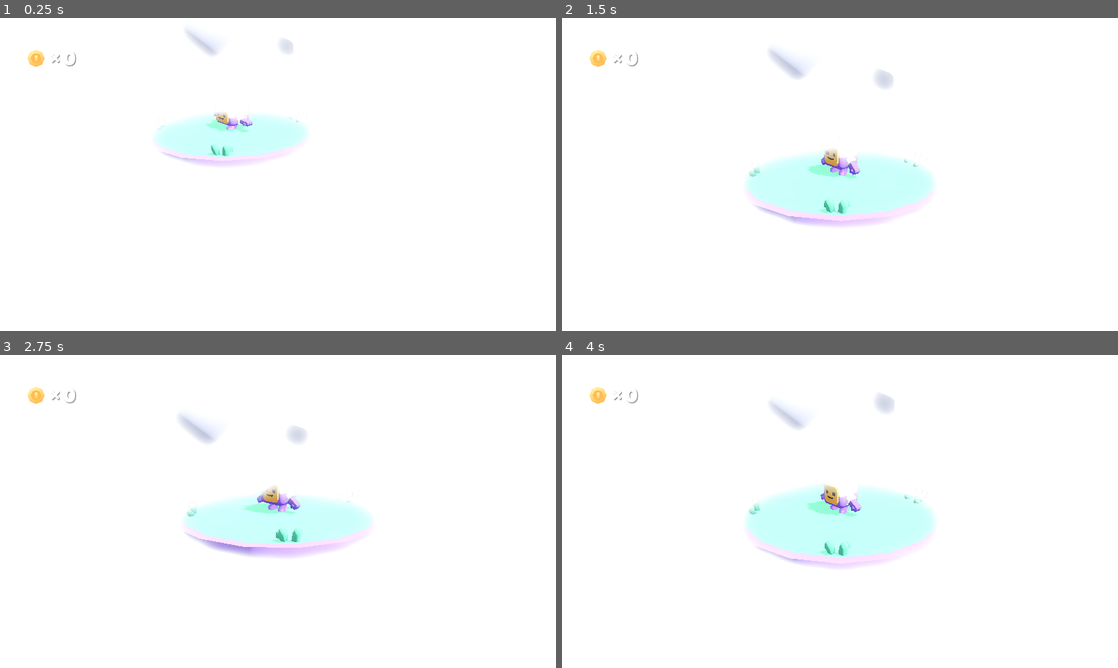
Above: before the commit, frames 1-4 (two rows, left to right).
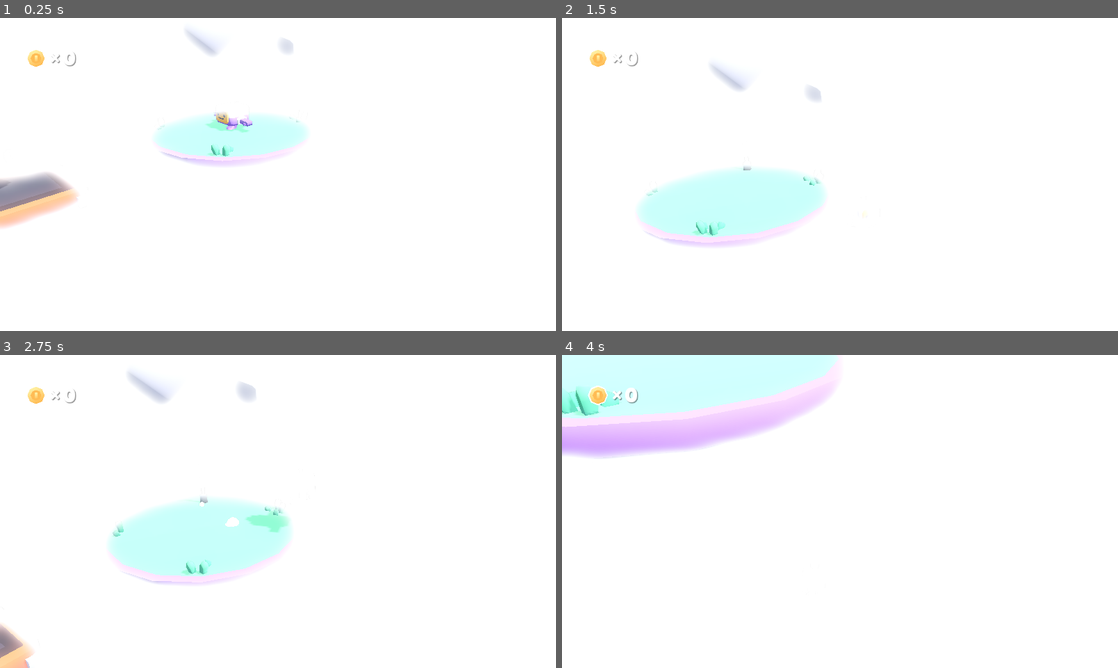
Above: after the commit, the same moments.

Repository: christt105/CITMGameWorkshop
Game: Godot game, scene res://scenes/main.tscn
The game is run twice, just before and just after one commit, with the same random seed, the same clock (stepped at 60 frames per second) and the same inputs.
Inputs:
- Up to frame 1 (0.25 s): no input
- Up to frame 2 (1.5 s): hold D (move_right) 0.53-1.28 s; tap Space (jump) at 0.6, 0.77, 1.07 s; hold S (move_back) from 1.28 s (still down); tap Down (camera_down) at 1.35 s
- Up to frame 3 (2.75 s): tap Space (jump) at 1.52, 1.55, 1.82, 2.3 s; release S (move_back) at 2.03 s; hold D (move_right) from 2.03 s (still down); tap Left (camera_left) at 2.1 s
- Up to frame 4 (4 s): release D (move_right) at 2.78 s; hold W (move_forward) 2.78-3.53 s; tap Right (camera_right) at 2.85 s; tap Space (jump) at 3.02, 3.05, 3.32, 3.77, 3.8 s; hold A (move_left) from 3.53 s (still down); tap Up (camera_up) at 3.6 s

The runs differ from the first frame. In frame 1, 1.7% of the frame differs, in the area x 0-14%, y 49-68%; in frame 2, 9.7%; in frame 3, 9.0%; in frame 4, 19%, in the area x 0-67%, y 0-68%.

Commit message:
Adaptar taller Flappy Bird (Dia 1 des de 0, Dia 2 amb plantilla), automatitzar neteja de solucions i afegir visualitzador de documentació integrat a la web

Diff:
--- a/platformer-3d/Platformer3D/objects/platform_falling.gd
+++ b/platformer-3d/Platformer3D/objects/platform_falling.gd
@@ -2,11 +2,15 @@
 
 var falling := false
 var gravity := 0.0
+@export var falling_speed := 25.0
 
 func _process(delta):
 	scale = scale.lerp(Vector3(1, 1, 1), delta * 10) # Animate scale
 
-	# TODO: Fes que caigui
+	# TODO 5: Fes que caigui
+	if falling:
+		gravity += falling_speed * delta
+		position.y -= gravity * delta
 
 	if position.y < -10:
 		queue_free() # Remove platform if below threshold
@@ -18,4 +22,5 @@
 		Audio.play("res://sounds/fall.ogg") # Play sound
 		scale = Vector3(1.25, 1, 1.25) # Animate scale
 
-	# TODO: al jugador fer col·lisió, activa el `falling`
+	# TODO 6: al jugador fer col·lisió, activa el `falling`
+	falling = true
--- a/platformer-3d/Platformer3D/scenes/main-environment.tres
+++ b/platformer-3d/Platformer3D/scenes/main-environment.tres
@@ -24,5 +24,4 @@
 glow_enabled = true
 glow_levels/2 = 0.6
 glow_levels/3 = 0.6
-glow_levels/5 = 0.0
 glow_intensity = 2.0
--- a/platformer-3d/Platformer3D/scenes/main.tscn
+++ b/platformer-3d/Platformer3D/scenes/main.tscn
@@ -1,11 +1,13 @@
-[gd_scene load_steps=11 format=3 uid="uid://bqqgyqafm7xwp"]
+[gd_scene format=3 uid="uid://bqqgyqafm7xwp"]
 
 [ext_resource type="Environment" uid="uid://bqnqgflivjvue" path="res://scenes/main-environment.tres" id="1_ahusb"]
 [ext_resource type="PackedScene" uid="uid://dl2ed4gkybggf" path="res://objects/player.tscn" id="2_onms2"]
 [ext_resource type="Script" uid="uid://di67wmx85gu4k" path="res://scripts/view.gd" id="5_bg0fr"]
 [ext_resource type="PackedScene" uid="uid://uqr4hswv6d2g" path="res://objects/platform_grass_large_round.tscn" id="8_4oh1e"]
 [ext_resource type="PackedScene" uid="uid://dtjvjdjl8cs6e" path="res://models/flag.glb" id="9_fw1f5"]
+[ext_resource type="PackedScene" uid="uid://c8up71en5djgm" path="res://objects/platform_falling.tscn" id="10_ya4ey"]
 [ext_resource type="Script" uid="uid://coksnf3ajdoft" path="res://scripts/hud.gd" id="11_apvpm"]
+[ext_resource type="PackedScene" uid="uid://dfpisimsgf5ce" path="res://objects/coin.tscn" id="11_eb6dy"]
 [ext_resource type="PackedScene" uid="uid://dy017k58p20sk" path="res://objects/cloud.tscn" id="13_drtpy"]
 [ext_resource type="Texture2D" uid="uid://cd7oyc56ehkx1" path="res://sprites/coin.png" id="13_jfda3"]
 [ext_resource type="FontFile" uid="uid://d0cxd77jybrcn" path="res://fonts/lilita_one_regular.ttf" id="17_tk810"]
@@ -16,65 +18,65 @@
 shadow_color = Color(0, 0, 0, 0.376471)
 shadow_offset = Vector2(2, 2)
 
-[node name="Main" type="Node3D"]
+[node name="Main" type="Node3D" unique_id=937014678]
 
-[node name="Environment" type="WorldEnvironment" parent="."]
+[node name="Environment" type="WorldEnvironment" parent="." unique_id=1375211657]
 environment = ExtResource("1_ahusb")
 
-[node name="Player" parent="." node_paths=PackedStringArray("view") instance=ExtResource("2_onms2")]
+[node name="Player" parent="." unique_id=442518795 node_paths=PackedStringArray("view") instance=ExtResource("2_onms2")]
 transform = Transform3D(1, 0, 0, 0, 1, 0, 0, 0, 1, -6.95669, 2.01266, -1.93112)
 view = NodePath("../View")
 
-[node name="View" type="Node3D" parent="." node_paths=PackedStringArray("target")]
+[node name="View" type="Node3D" parent="." unique_id=300817746 node_paths=PackedStringArray("target")]
 transform = Transform3D(0.707107, -0.298836, 0.640856, 0, 0.906308, 0.422618, -0.707107, -0.298836, 0.640856, 0, 0, 0)
 script = ExtResource("5_bg0fr")
 target = NodePath("../Player")
 
-[node name="Camera" type="Camera3D" parent="View"]
+[node name="Camera" type="Camera3D" parent="View" unique_id=634656439]
 transform = Transform3D(1, 0, 0, 0, 1, 0, 0, 0, 1, 0, 0, 10)
 current = true
 fov = 40.0
 
-[node name="World" type="Node3D" parent="."]
+[node name="World" type="Node3D" parent="." unique_id=1059398225]
 
-[node name="platform-grass-large-round" parent="World" instance=ExtResource("8_4oh1e")]
+[node name="platform-grass-large-round" parent="World" unique_id=2129551610 instance=ExtResource("8_4oh1e")]
 transform = Transform3D(1, 0, 0, 0, 1, 0, 0, 0, 1, -7, 1, -2)
 
-[node name="flag" parent="World" instance=ExtResource("9_fw1f5")]
+[node name="flag" parent="World" unique_id=981278428 instance=ExtResource("9_fw1f5")]
 transform = Transform3D(0.707107, 0, -0.707107, 0, 1, 0, 0.707107, 0, 0.707107, -8.00368, 1.50055, -2.97535)
 
-[node name="Clouds" type="Node3D" parent="World"]
+[node name="Clouds" type="Node3D" parent="World" unique_id=970561521]
 
-[node name="cube8" parent="World/Clouds" instance=ExtResource("13_drtpy")]
+[node name="cube8" parent="World/Clouds" unique_id=1335842067 instance=ExtResource("13_drtpy")]
 transform = Transform3D(1, 0, 0, 0, 1, 0, 0, 0, 1, 1.5495, 1.10741, -2.666)
 
-[node name="cube9" parent="World/Clouds" instance=ExtResource("13_drtpy")]
+[node name="cube9" parent="World/Clouds" unique_id=1892708973 instance=ExtResource("13_drtpy")]
 transform = Transform3D(1.27593, -0.401864, 0.422933, 0.471408, 1.30937, -0.178025, -0.343721, 0.304009, 1.32582, 3.33538, 1.37146, -4.1932)
 
-[node name="cube10" parent="World/Clouds" instance=ExtResource("13_drtpy")]
+[node name="cube10" parent="World/Clouds" unique_id=784314551 instance=ExtResource("13_drtpy")]
 transform = Transform3D(1.32811, 0.370441, 0.259369, -0.293866, 1.3186, -0.37854, -0.34372, 0.30401, 1.32582, -10.5752, 2.03819, -7.93707)
 
-[node name="cube11" parent="World/Clouds" instance=ExtResource("13_drtpy")]
+[node name="cube11" parent="World/Clouds" unique_id=854920734 instance=ExtResource("13_drtpy")]
 transform = Transform3D(0.476646, 0.924607, 0.941422, -0.929853, 0.945559, -0.457882, -0.93624, -0.468385, 0.934042, -11.1815, 2.03819, 9.2812)
 
-[node name="cube12" parent="World/Clouds" instance=ExtResource("13_drtpy")]
+[node name="cube12" parent="World/Clouds" unique_id=1805841424 instance=ExtResource("13_drtpy")]
 transform = Transform3D(-1.02876, -0.695523, 0.652886, -0.929853, 0.945557, -0.457881, -0.213027, -0.768461, -1.15432, -10.9158, 2.79508, 11.515)
 
-[node name="cube13" parent="World/Clouds" instance=ExtResource("13_drtpy")]
+[node name="cube13" parent="World/Clouds" unique_id=544051377 instance=ExtResource("13_drtpy")]
 transform = Transform3D(1.56209, -1.37982, 1.71508, 1.97375, 1.80907, -0.342241, -0.974547, 1.4522, 2.05595, -14.3045, 2.03819, -8.24191)
 
-[node name="cube14" parent="World/Clouds" instance=ExtResource("13_drtpy")]
+[node name="cube14" parent="World/Clouds" unique_id=1338800821 instance=ExtResource("13_drtpy")]
 transform = Transform3D(1.56209, -1.37982, 1.71508, 1.97375, 1.80907, -0.342241, -0.974547, 1.4522, 2.05595, -15.866, 2.03819, 7.83702)
 
-[node name="Sun" type="DirectionalLight3D" parent="."]
+[node name="Sun" type="DirectionalLight3D" parent="." unique_id=1407057433]
 transform = Transform3D(-0.422618, -0.694272, 0.582563, 0, 0.642788, 0.766044, -0.906308, 0.323744, -0.271654, 0, 0, 0)
 shadow_enabled = true
 shadow_opacity = 0.75
 
-[node name="HUD" type="CanvasLayer" parent="."]
+[node name="HUD" type="CanvasLayer" parent="." unique_id=1350557489]
 script = ExtResource("11_apvpm")
 
-[node name="Icon" type="TextureRect" parent="HUD"]
+[node name="Icon" type="TextureRect" parent="HUD" unique_id=682895474]
 offset_left = 57.0
 offset_top = 67.0
 offset_right = 313.0
@@ -82,7 +84,7 @@
 scale = Vector2(0.2, 0.2)
 texture = ExtResource("13_jfda3")
 
-[node name="x" type="Label" parent="HUD"]
+[node name="x" type="Label" parent="HUD" unique_id=216413377]
 offset_left = 112.0
 offset_top = 64.0
 offset_right = 144.0
@@ -90,10 +92,22 @@
 text = "×"
 label_settings = SubResource("LabelSettings_38ys3")
 
-[node name="Coins" type="Label" parent="HUD"]
+[node name="Coins" type="Label" parent="HUD" unique_id=35546203]
 offset_left = 144.0
 offset_top = 64.0
 offset_right = 368.0
 offset_bottom = 123.0
 text = "0"
 label_settings = SubResource("LabelSettings_38ys3")
+
+[node name="Joc" type="Node3D" parent="." unique_id=270724034]
+
+[node name="Node3D" type="Node3D" parent="Joc" unique_id=1050812945]
+
+[node name="platform-falling" parent="Joc/Node3D" unique_id=2055623360 instance=ExtResource("10_ya4ey")]
+transform = Transform3D(1, 0, 0, 0, 1, 0, 0, 0, 1, -6.932647, 1.0409927, 3.4564388)
+
+[node name="Monedes" type="Node3D" parent="Joc" unique_id=1913366788]
+
+[node name="coin" parent="Joc/Monedes" unique_id=1101742373 instance=ExtResource("11_eb6dy")]
+transform = Transform3D(1, 0, 0, 0, 1, 0, 0, 0, 1, -6.9266953, 1.5856498, 3.5073576)
--- a/platformer-3d/Platformer3D/scripts/hud.gd
+++ b/platformer-3d/Platformer3D/scripts/hud.gd
@@ -1,5 +1,5 @@
 extends CanvasLayer
 
 func _on_coin_collected(coins):
-	# TODO: Actualitza el número de monedes
-	pass
+	# TODO 4: Actualitza el número de monedes
+	$Coins.text = str(coins)
--- a/platformer-3d/Platformer3D/scripts/player.gd
+++ b/platformer-3d/Platformer3D/scripts/player.gd
@@ -104,7 +104,9 @@
 
 	var input := Vector3.ZERO
 
-	# TODO: Agafa el Input del jugador
+	# TODO 1: Agafa el Input del jugador
+	input.x = Input.get_axis("move_left", "move_right")
+	input.z = Input.get_axis("move_forward", "move_back")
 
 	input = input.rotated(Vector3.UP, view.rotation.y)
 
@@ -115,7 +117,10 @@
 
 	# Jumping
 
-	# TODO: Si s'apreta el botó de saltar crida la funció `jump()`
+	# TODO 2: Si s'apreta el botó de saltar crida la funció `jump()`
+	if Input.is_action_just_pressed("jump"):
+		if jump_single or jump_double:
+			jump()
 
 # Handle gravity
 
@@ -146,4 +151,7 @@
 
 # Collecting coins
 
-# TODO: Crea la funció `collect_coin()`
+# TODO 3: Crea la funció `collect_coin()`
+func collect_coin():
+	coins += 1
+	coin_collected.emit(coins)
Not shown: 1 places in platformer-3d/Platformer3D/scenes/main-environment.tres that only renumber resources
Not shown, changed: .github/workflows/pages.yml
Not shown, changed: README.md
Not shown, changed: build-templates.sh
Not shown, changed: flappy-bird/FUNCIONS.md
Not shown, changed: flappy-bird/GUIA.md
Not shown, changed: slides/dia-1-flappy-bird.md
Not shown, changed: slides/dia-2-flappy-bird.md
Not shown, changed: slides/index.html
Not shown, added: slides/viewer.html
